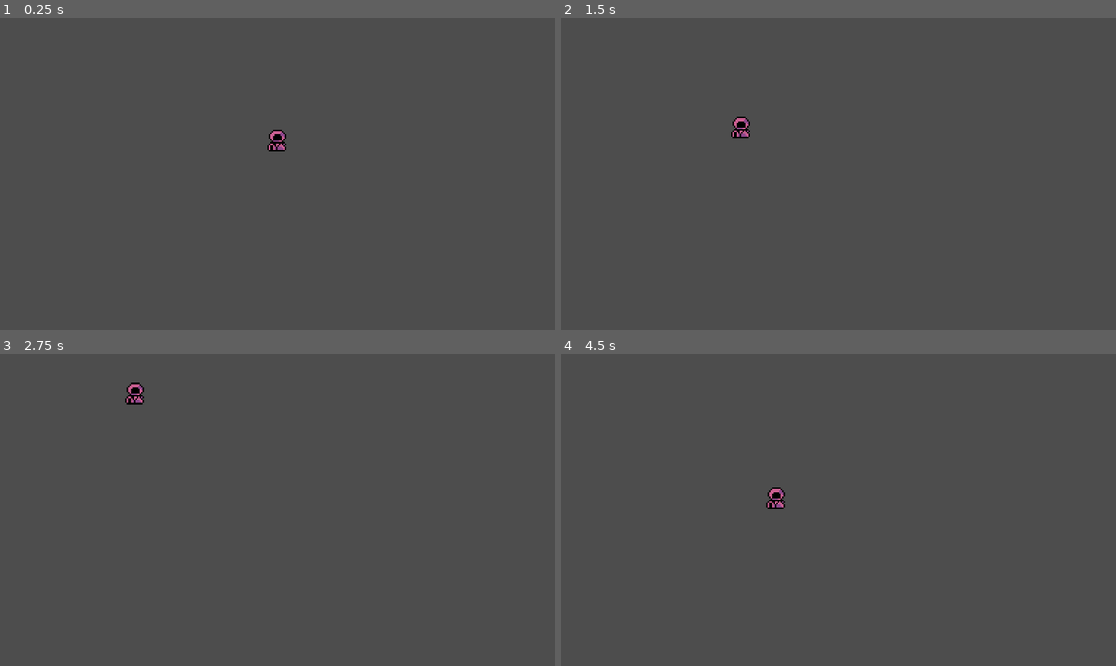
Above: before the commit, frames 1-4 (two rows, left to right).
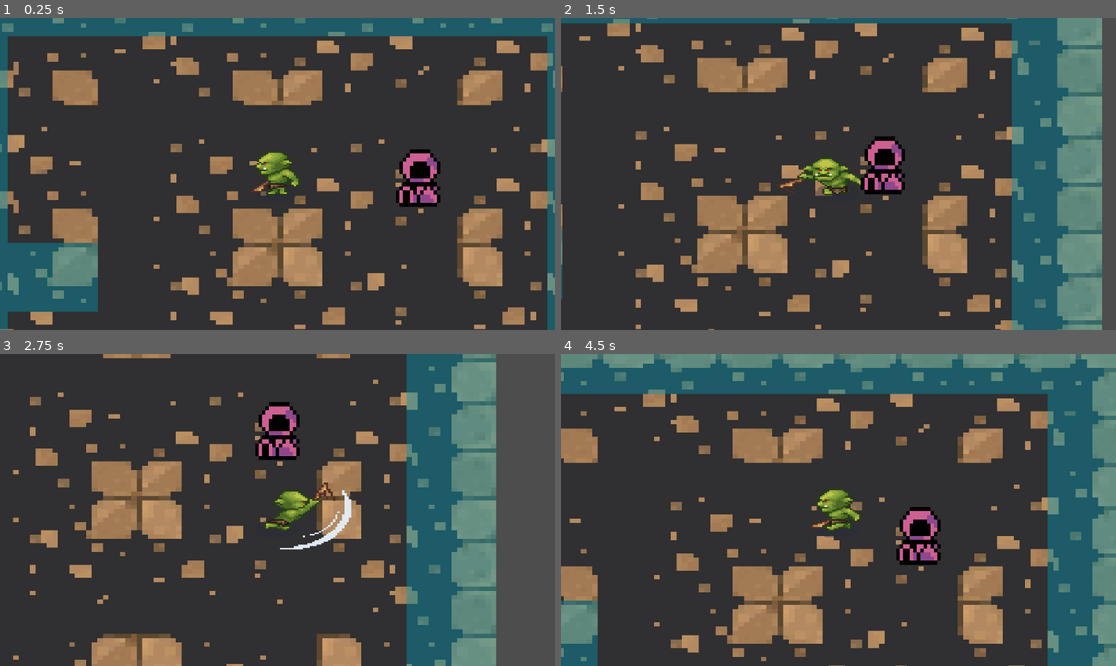
Above: after the commit, the same moments.

Repository: NelwinA/extended-queble
Game: Godot game, scene res://scenes/game.tscn
Same seed, same stepped clock (60 frames per second), same inputs: the game is played once before the commit and once after it.
Inputs:
- Up to frame 1 (0.25 s): no input
- Up to frame 2 (1.5 s): hold D (move_right) 0.53-1.28 s; tap Q (attack) at 0.6, 1.35 s; hold S (move_down) from 1.28 s (still down)
- Up to frame 3 (2.75 s): release S (move_down) at 2.03 s; hold D (move_right) from 2.03 s (still down); hold Shift (walk) from 2.03 s (still down); tap Q (attack) at 2.3 s
- Up to frame 4 (4.5 s): release D (move_right) at 2.78 s; release Shift (walk) at 2.78 s; hold W (move_up) 2.78-3.53 s; tap Q (attack) at 2.85, 3.6 s; hold A (move_left) from 3.53 s (still down); tap Shift (walk) at 4.35 s

The runs differ from the first frame. In frame 1, 99% of the frame differs, in the area x 0-100%, y 0-100%; in frame 2, 97%; in frame 3, 89%; in frame 4, 100%.

Commit message:
added enemy hitbox and collision

Diff:
--- a/scenes/game.tscn
+++ b/scenes/game.tscn
@@ -1098,19 +1098,17 @@
 }]
 
 [sub_resource type="RectangleShape2D" id="RectangleShape2D_3c2w2"]
-size = Vector2(20, 23)
+size = Vector2(44, 61)
 
 [node name="game" type="Node2D"]
 
 [node name="TileMapLayer" type="TileMapLayer" parent="."]
-visible = false
 scale = Vector2(-5.8789, -4.50759)
 tile_map_data = PackedByteArray("AAD8//v/AAAIAB4AAAD8//z/AAAIAB8AAAD8//3/AAAIACAAAAD8//7/AAAIACEAAAD8////AAAIACIAAAD8/w …(944 unchanged characters)…
 tile_set = SubResource("TileSet_bltj0")
 collision_visibility_mode = 1
 
 [node name="player" parent="." instance=ExtResource("2_xyr3s")]
-visible = false
 scale = Vector2(2.41202, 1.5838)
 
 [node name="Camera2D" type="Camera2D" parent="player"]
@@ -1119,12 +1117,14 @@
 [node name="enemy" type="CharacterBody2D" parent="."]
 
 [node name="AnimatedSprite2D" type="AnimatedSprite2D" parent="enemy"]
-position = Vector2(0, -2)
-scale = Vector2(1.5, 1.625)
+position = Vector2(149, 0)
+scale = Vector2(3.5625, 4.3125)
 sprite_frames = SubResource("SpriteFrames_eixiq")
 animation = &"idle"
-frame_progress = 0.32181
-
-[node name="CollisionShape2D" type="CollisionShape2D" parent="enemy"]
-position = Vector2(0, -0.5)
+frame_progress = 0.701904
+
+[node name="Area2D" type="Area2D" parent="enemy" groups=["enemy"]]
+
+[node name="CollisionShape2D" type="CollisionShape2D" parent="enemy/Area2D"]
+position = Vector2(149, 4)
 shape = SubResource("RectangleShape2D_3c2w2")
--- a/scenes/player.tscn
+++ b/scenes/player.tscn
@@ -1922,7 +1922,7 @@
 parameters/walk/TimeScale/scale = 1.0
 parameters/walk/walk_bs2d/blend_position = Vector2(0, 0)
 
-[node name="AttackArea" type="Area2D" parent="."]
+[node name="AttackArea" type="Area2D" parent="." groups=["player"]]
 
 [node name="collisionLeft" type="CollisionShape2D" parent="AttackArea"]
 position = Vector2(-23, 4)
@@ -1946,3 +1946,4 @@
 
 [connection signal="animation_finished" from="AnimationTree" to="." method="_on_animation_tree_animation_finished"]
 [connection signal="animation_started" from="AnimationTree" to="." method="_on_animation_tree_animation_started"]
+[connection signal="area_entered" from="AttackArea" to="." method="_on_attack_area_area_entered"]
--- a/scripts/player.gd
+++ b/scripts/player.gd
@@ -103,3 +103,8 @@
 
 func _on_animation_tree_animation_finished(anim_name: StringName) -> void:
 	resetCollisions()
+
+
+func _on_attack_area_area_entered(area: Area2D) -> void:
+	if area.is_in_group("enemy"):
+		print("collided")
